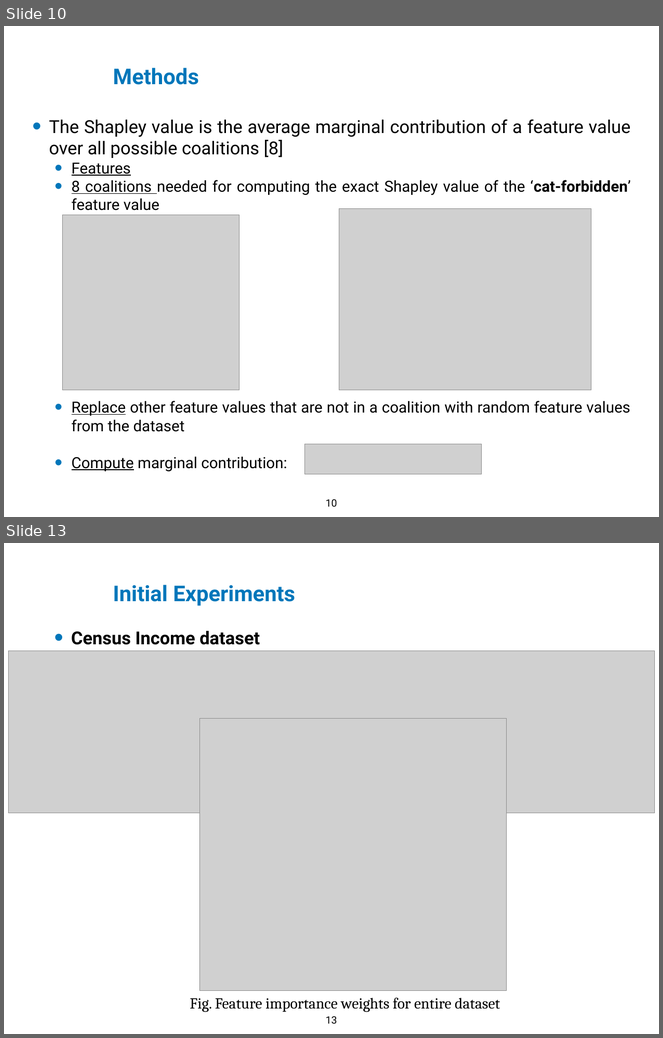
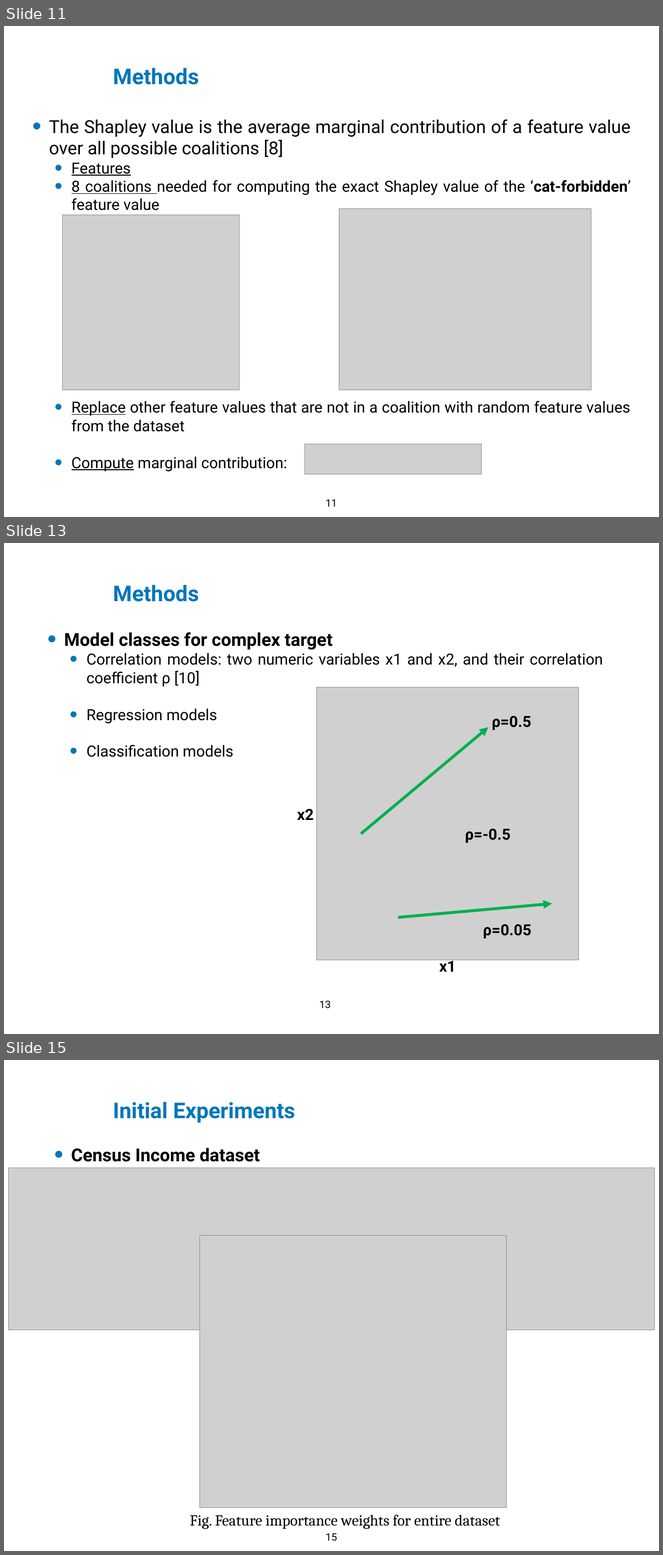
Before and after one commit to XiaoqiMa/Master-Thesis, a slide deck: Thesis/Proposal/slides/thesis_proposal.pptx. Shown one above the other, each under a label of ours: slides 10 and 13 before the commit, slides 11, 13 and 15 after it; the slides between them are not shown. The pictures are 663x1038 and 663x1555 pixels, drawn with LibreOffice and Linux fonts; fonts in the diff are those of the drawing; grey boxes stand for pictures; background and template pictures are left out. Boxes give left, top, right and bottom in pixels: in the first picture for what was removed or moved away, otherwise in the second. Text is boxed around its words. In the diff, an @@ line names an element or a change of style, - is before the commit and + after.

```diff
--- a/Thesis/Proposal/slides/thesis_proposal.pptx
+++ b/Thesis/Proposal/slides/thesis_proposal.pptx
@@ slide 13 added at (x1=4, y1=543, x2=659, y2=1034), background #FFFFFF @@
@@ text added at (x1=113, y1=585, x2=199, y2=602), 34 pt, text #0076BA, bold @@
+Methods
@@ text added at (x1=64, y1=632, x2=603, y2=757), 24 pt, text #000000 @@
+• Model classes for complex target
+  • Correlation models: two numeric variables x1 and x2, and their correlation coefficient ρ [10]
+  • Regression models
+  • Classification models
@@ picture added at (x1=317, y1=688, x2=579, y2=961) @@
@@ arrow added from (361, 834) to (489, 727), #00B050 4.5 pt @@
@@ text added at (x1=492, y1=716, x2=531, y2=730), 24 pt, text #000000, bold @@
+ρ=0.5
@@ text added at (x1=297, y1=809, x2=314, y2=820), 24 pt, text #000000, bold @@
+x2
@@ text added at (x1=465, y1=828, x2=510, y2=843), 24 pt, text #000000, bold @@
+ρ=-0.5
@@ arrow added from (398, 917) to (552, 904), #00B050 4.5 pt @@
@@ text added at (x1=483, y1=924, x2=531, y2=939), 24 pt, text #000000, bold @@
+ρ=0.05
@@ text added at (x1=439, y1=958, x2=456, y2=972), 24 pt, text #000000, bold @@
+x1
@@ page number added at (x1=320, y1=1001, x2=331, y2=1009), 16 pt, text #000000 @@
+13
@@ what was slide 10 is now slide 11 @@
@@ page number at (x1=326, y1=500, x2=337, y2=507): text changed @@
-10
+11
@@ what was slide 13 is now slide 15 @@
@@ page number at (x1=326, y1=1534, x2=337, y2=1542): text changed @@
-13
+15
```
Also in this commit, not shown: 7 slides changed, 1 other slide added.
